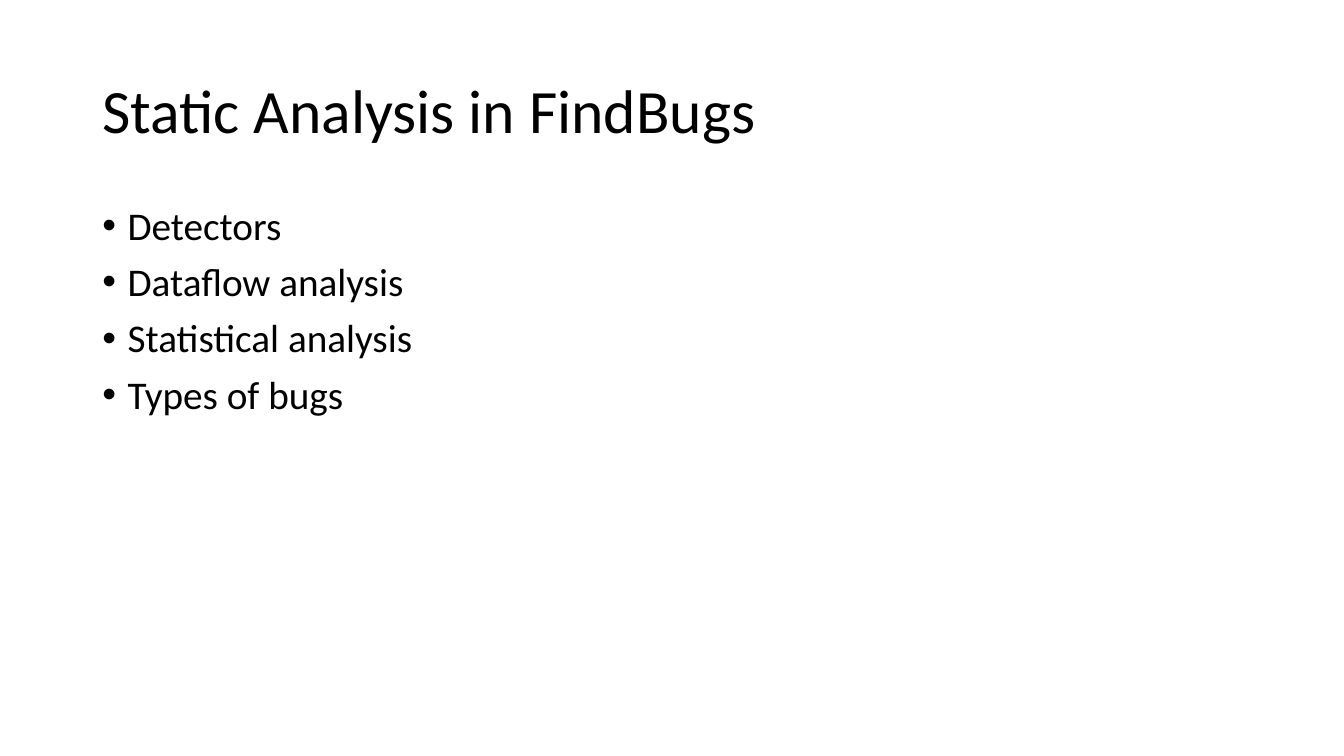
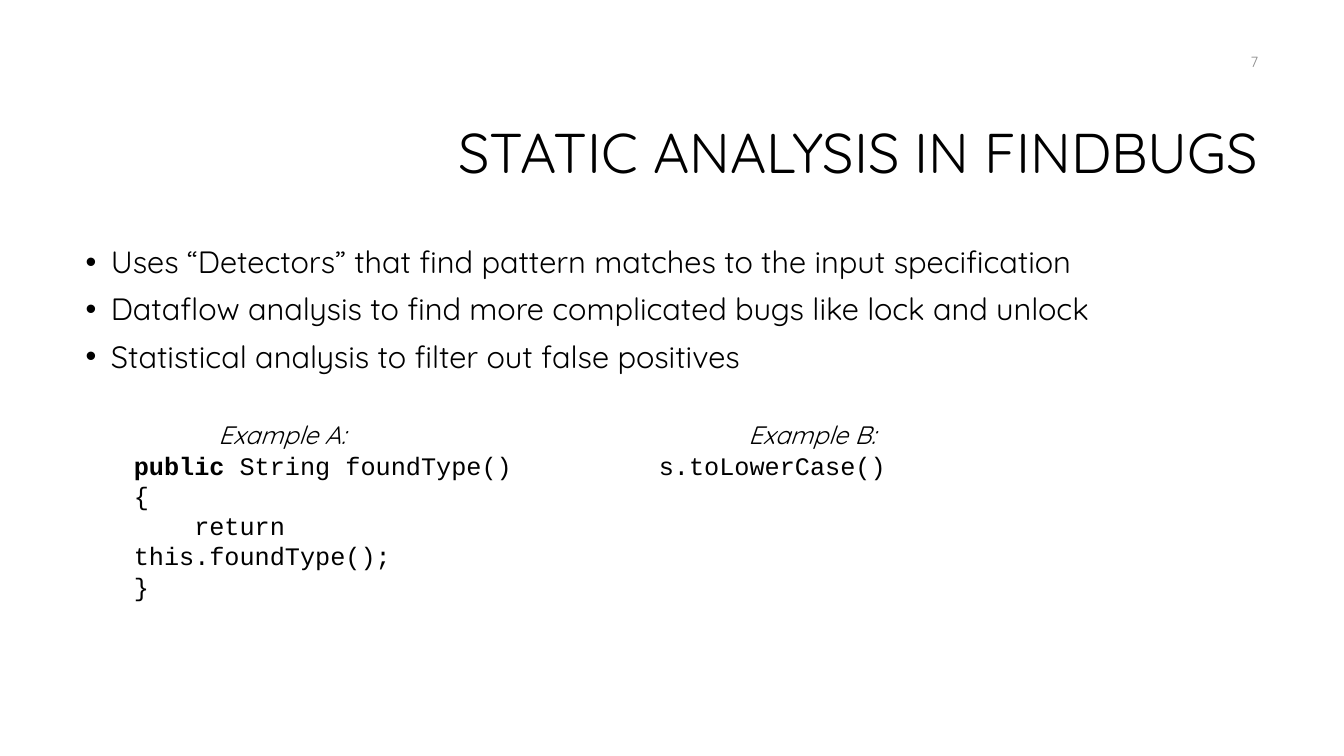
Before and after one commit to ross2jd/ECE654_Project, a slide deck: slide 7 of Presentation.pptx. Drawn at 1344x756 pixels with LibreOffice and Linux fonts; fonts in the diff are those of the drawing; background and template pictures are left out. Boxes give left, top, right and bottom in pixels: in the first picture for what was removed or moved away, otherwise in the second. Text is boxed around its words. In the diff, an @@ line names an element or a change of style, - is before the commit and + after.

```diff
--- a/Presentation.pptx
+++ b/Presentation.pptx
@@ page number added at (1251,57,1259,67), 10.5 pt, text #8C8C8C @@
+7
@@ title at (458,133,1258,174): text changed; size 44 to 40 pt; font Calibri to Quicksand @@
-Static Analysis in FindBugs
+STATIC ANALYSIS IN FINDBUGS
@@ text at (111,250,1089,374): text changed; size 28 to 22 pt; font Calibri to Quicksand @@
-• Detectors
-• Dataflow analysis
-• Statistical analysis
-• Types of bugs
+• Uses “Detectors” that find pattern matches to the input specification
+• Dataflow analysis to find more complicated bugs like lock and unlock
+• Statistical analysis to filter out false positives
@@ text added at (134,425,511,571), 18 pt, text #000000 @@
+Example A:
+public String foundType() {
+return this.foundType();
+}
@@ text added at (659,425,886,481), 18 pt, text #000000 @@
+Example B:
+s.toLowerCase()
```
Also in this commit, not shown: 16 other slides changed, 2 slides added, 1 slide removed, 5 other files.
